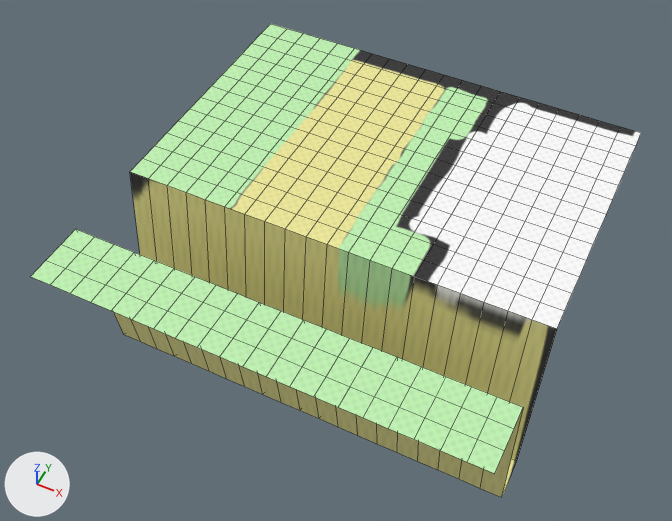
The FBX model client/Norumac2/Client/Resource/Mesh/town14.FBX, before and after one commit.
Rendered twice from a 50 mm lens placed at (61.2, -133.3, 143.8), pointed at (-3.9, -3.1, -18.9). Every picture has the same lights, and +X, +Y and +Z are marked at lower left. Mesh edges are drawn as thin lines. Where no turn or scale is listed for an object, it has been applied to the vertices.
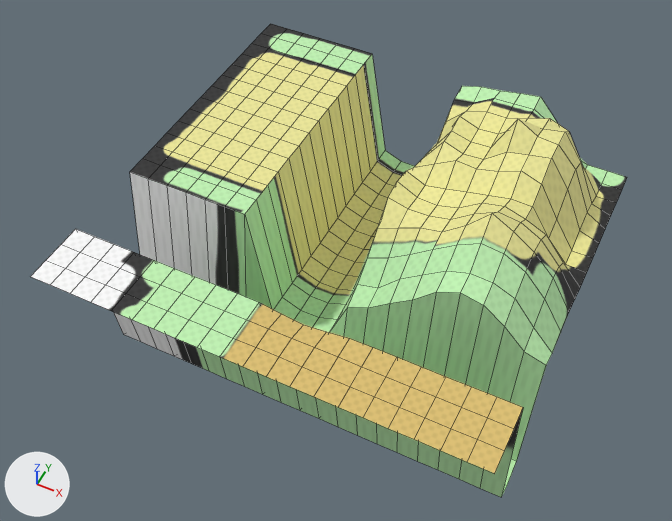
Edits to the bpy script that builds the scene:
```text
Add img_town15_png:
    img_town15_png = load_image('town15.png', '../MeshImage/town15.png', 512, 512, 'sRGB')
Add mat_10___default:
    mat_10___default = principled_material('10 - Default')
    mat_10___default.texture = img_town15_png  # with its transparency
    mat_10___default.roughness = 0.859
Change me_mesh:
    used by ob_object020; location = (0.0, 0.0, 0.0)
    remove me_mesh.from_pydata(...)  # 441 vertices, 400 faces; spans x -50.0..50.0, y -50.0..50.0, z -45.8..0.0
    remove me_mesh.materials.append(mat_11___default)  # picture img_town14_png
    add me_mesh.from_pydata(...)  # 441 vertices, 400 faces; spans x -50.0..50.0, y -50.0..50.0, z -45.8..9.9
    me_mesh part 1: 195 of 441 vertices moved; they spanned x -15.0..50.0, y -15.0..50.0, z 0.0 and now span x -15.0..50.0, y -15.0..50.0, z -33.2..9.9; mean shift (0.0, 0.0, -11.8); largest move (-10.0, -10.0, 0.0) -> (-10.0, -10.0, -33.2)
    me_mesh part 2
    me_mesh.vertices[73].co: (0.0, -35.0, 0.0) -> (0.0, -35.0, -0.9)  # pixel (281, 310) -> pixel (281, 313)
    me_mesh.vertices[74].co: (5.0, -35.0, 0.0) -> (5.0, -35.0, -1.5)  # pixel (303, 319) -> pixel (303, 324)
    me_mesh.vertices[75].co: (10.0, -35.0, 0.0) -> (10.0, -35.0, -0.9)  # pixel (326, 328) -> pixel (326, 331)
    me_mesh part 3: edges marked sharp go from 100 to 422
    me_mesh part 4: texture (UV) coordinates of 385 of 400 faces, centred in x -47.5..47.5, y -47.5..47.5, z -44.3..0.0, changed; they spanned u 0.04..0.95, v 0.03..0.99 and now span u 0.01..0.98, v 0.03..0.99
    add me_mesh.materials.append(mat_10___default)  # picture img_town15_png
```

Pixel boxes [x1, y1, x2, y2] of what changed, in the pictures (672 x 521 px; the box of a moved part takes in the faces that stretch with it):
'Object020', recoloured, reshaped, shading changed, surface changed
    before: [31, 24, 641, 497]
    after: [31, 24, 627, 497]
part 1 of me_mesh, moved or reshaped
    before: [245, 54, 641, 461]
    after: [245, 54, 627, 461]
part 2 of me_mesh, moved or reshaped
    both: [247, 302, 357, 435]
part 3 of me_mesh, shading changed
    both: [112, 260, 259, 357]
part 4 of me_mesh, surface changed
    both: [31, 24, 523, 497]
